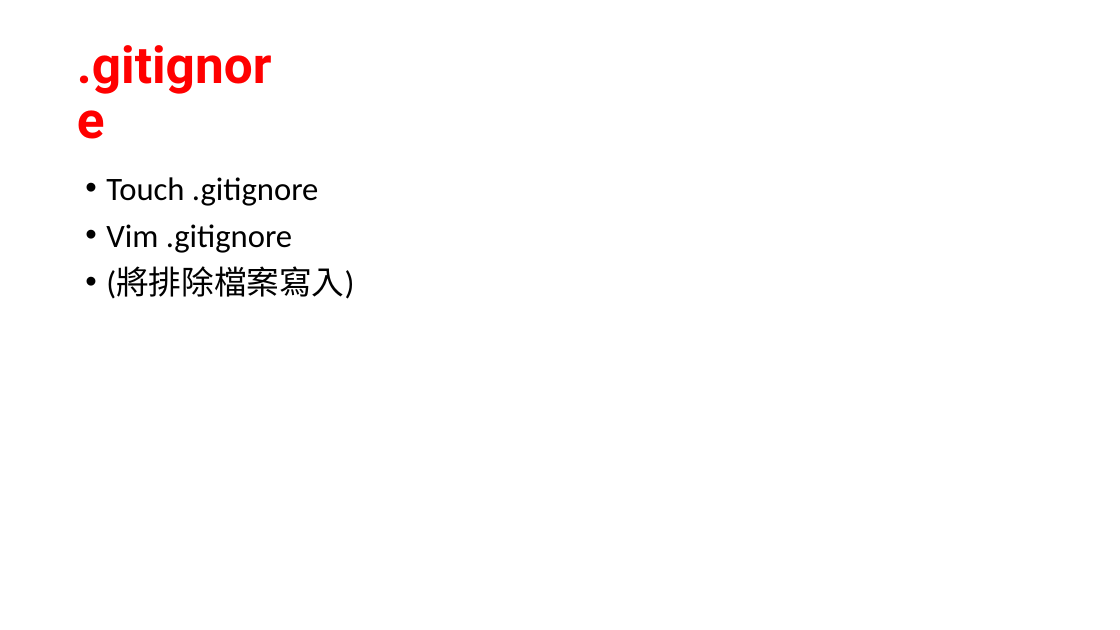
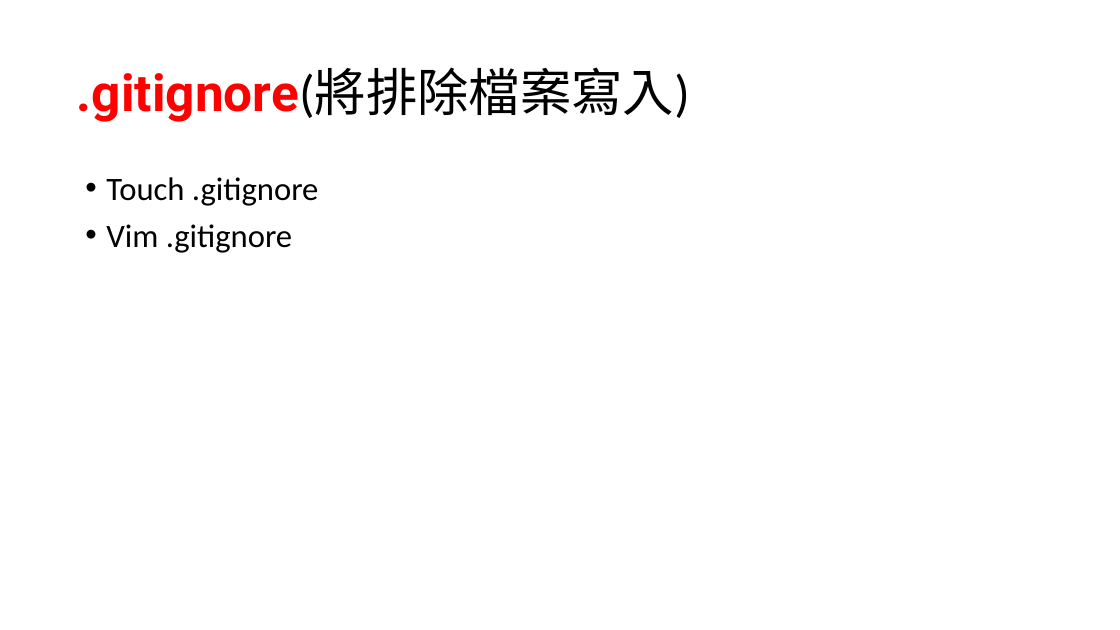
Before and after one commit to rdot-lee/ProgramNotebook, a slide deck: slide 8 of Git/Git command note.pptx (slide 9 before the commit). Drawn at 1120x630 pixels with LibreOffice and Linux fonts; fonts in the diff are those of the drawing. Boxes give left, top, right and bottom in pixels: in the first picture for what was removed or moved away, otherwise in the second. Text is boxed around its words. In the diff, an @@ line names an element or a change of style, - is before the commit and + after.

```diff
--- a/Git/Git command note.pptx
+++ b/Git/Git command note.pptx
@@ title at box(77, 67, 690, 122): text changed @@
-.gitignore
+.gitignore(將排除檔案寫入)
@@ text at box(106, 267, 354, 299): paragraph removed @@
-• (將排除檔案寫入)
```
Also in this commit, not shown: 1 other slide changed, 4 other files.
